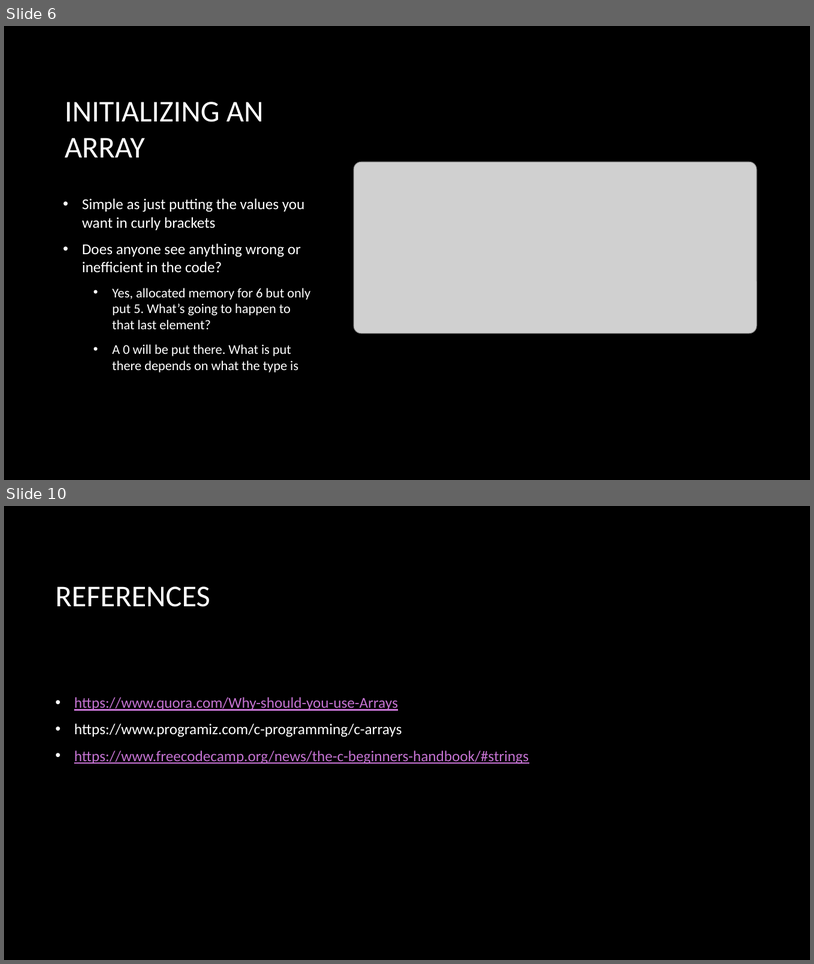
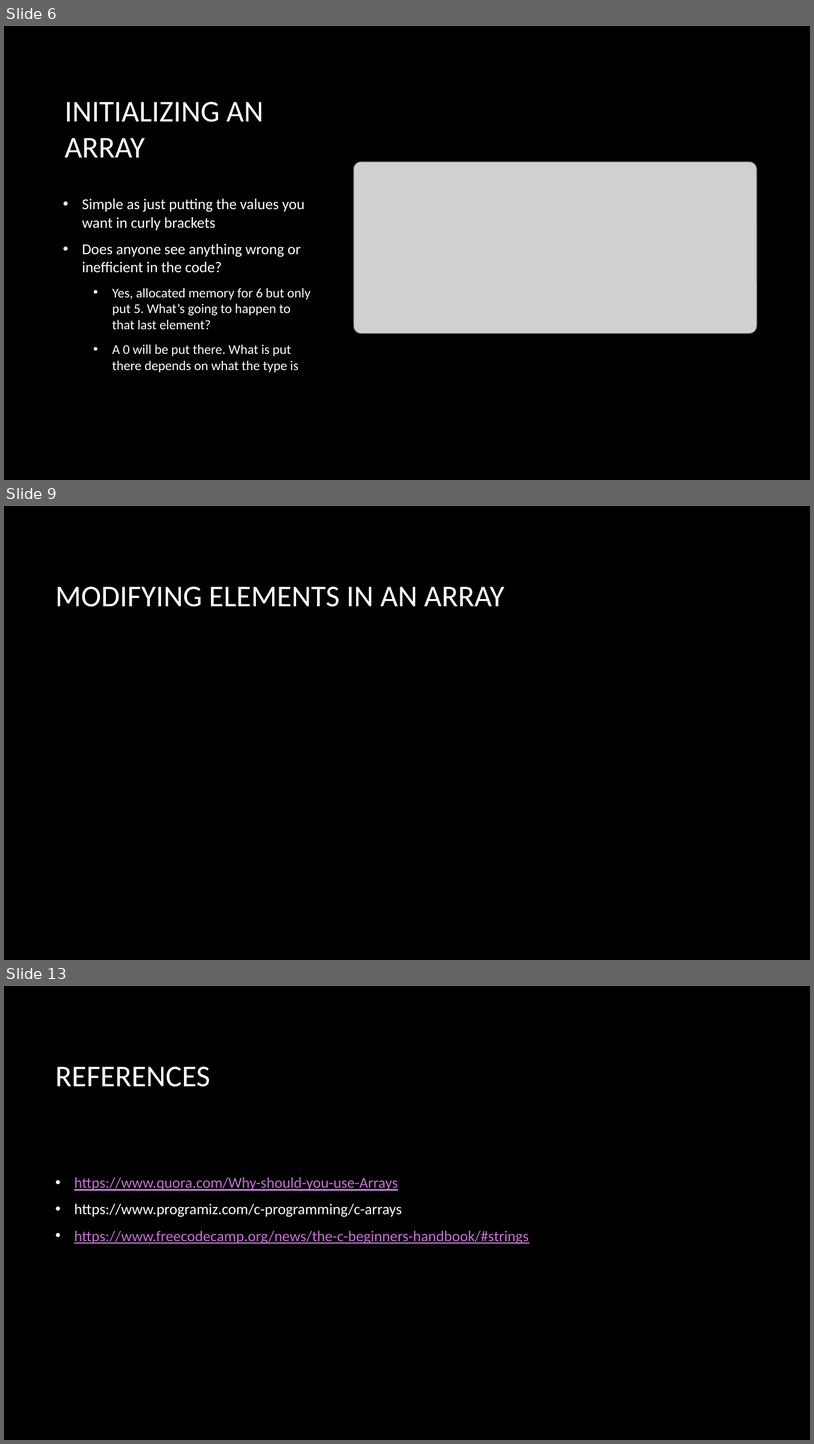
Before and after one commit to fopineda/C-Class, a slide deck: C-Course/Slides/Section6-Arrays.pptx. Shown one above the other, each under a label of ours: slides 6 and 10 before the commit, slides 6, 9 and 13 after it; the slides between them are not shown. The pictures are 814x964 and 814x1444 pixels, drawn with LibreOffice and Linux fonts; fonts in the diff are those of the drawing; grey boxes stand for pictures; background and template pictures are left out. Boxes give left, top, right and bottom in pixels: in the first picture for what was removed or moved away, otherwise in the second. Text is boxed around its words. In the diff, an @@ line names an element or a change of style, - is before the commit and + after.

Commit message:
more array stuff

```diff
--- a/C-Course/Slides/Section6-Arrays.pptx
+++ b/C-Course/Slides/Section6-Arrays.pptx
@@ slide 9 added at (4, 506, 810, 960), background picture (left out) @@
@@ title added at (56, 586, 505, 607), 36 pt, text #FFFFFF @@
+MODIFYING ELEMENTS IN AN ARRAY
@@ what was slide 10 is now slide 13 @@
```
Also in this commit, not shown: 4 slides changed, 2 other slides added, 7 other files.
